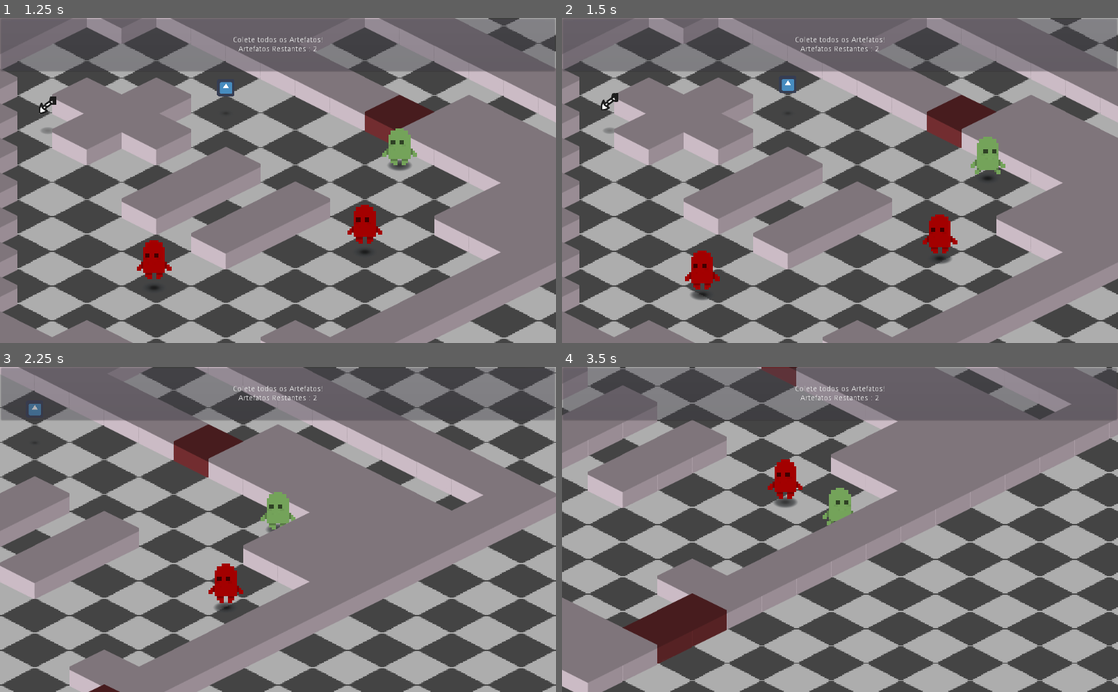
Above: before the commit, frames 1-4 (two rows, left to right).
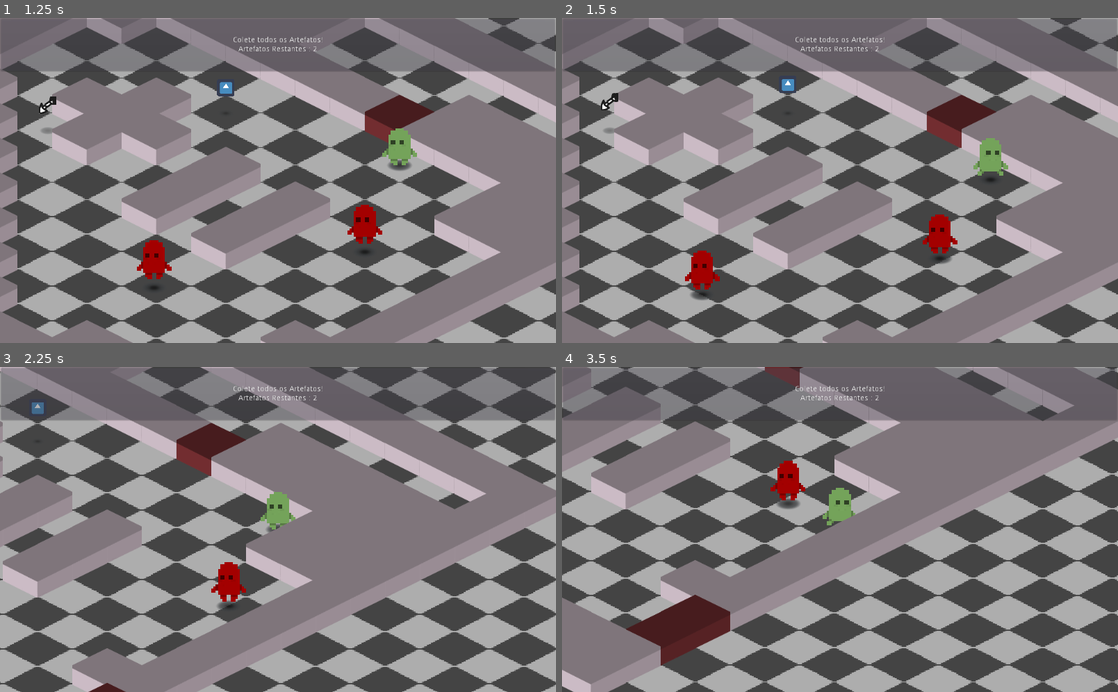
Above: after the commit, the same moments.

Repository: TomasPetriche/game-museu
Game: Godot game, scene res://scenes/main.tscn
Same seed, same stepped clock (60 frames per second), same inputs: the game is played once before the commit and once after it. The engine's default icon, where the game draws it, is replaced by a stand-in: a white triangle on a blue panel in a dark square.
Inputs:
- Up to frame 1 (1.25 s): click "COMEÇAR" at 0.5 s
- Up to frame 2 (1.5 s): tap Enter at 1.25 s; hold D (gp_right) from 1.28 s (still down); tap Ctrl (gp_interact) at 1.35 s
- Up to frame 3 (2.25 s): release D (gp_right) at 2.03 s; hold Down (gp_down) from 2.03 s (still down); tap Tab at 2.1 s
- Up to frame 4 (3.5 s): release Down (gp_down) at 2.78 s; hold D (gp_right) from 2.78 s (still down); tap Ctrl (gp_interact) at 2.85 s

Frame 1 is identical in both runs. In frame 2, 0.2% of the frame differs, in the area x 73-81%, y 36-50%; in frame 3, 9.6%; in frame 4, 9.7%, in the area x 0-100%, y 0-100%.

Commit message:
Buggy push Enemy
This needs to be reworked

Diff:
--- a/scenes/game/enemies/pusher_enemy.gd
+++ b/scenes/game/enemies/pusher_enemy.gd
@@ -7,7 +7,11 @@
 export (float) var move_time := 1.0
 
 onready var sprite_offset_tween := [Vector2(0, -12), Vector2(0, -16)].duplicate(true)
-export (float) var anim_time := 0.65
+var anim_time := 0.65
+
+const move_tile_size = Vector2(64, 32)
+export (Vector2) var push_direction := Vector2.UP
+export (float) var push_distance := 1.0
 
 func _ready():
 	var _err = null
@@ -33,6 +37,21 @@
 	sprite_offset_tween.invert()
 	pass
 
-func _check_body(body: Node):
-	print(body.name)
+func _check_body(body: Node2D):
+	if body.is_in_group("PlayerAvatar"):
+		body = body as KinematicBody2D
+		print(body.name, body.global_position)
+		body.move_and_collide(card2iso(push_direction)* move_tile_size * push_distance)
+		print(body.name, body.global_position)
 	pass
+
+static func card2iso(vector : Vector2) -> Vector2:
+	if vector == Vector2.UP:
+		vector = Vector2(1, -1)
+	elif vector == Vector2.DOWN:
+		vector = Vector2(-1, 1)
+	elif vector == Vector2.RIGHT:
+		vector = Vector2(1, 1)
+	elif vector == Vector2.LEFT:
+		vector = Vector2(-1, -1)
+	return vector
--- a/scenes/game/levels/_debug/level_test0.tscn
+++ b/scenes/game/levels/_debug/level_test0.tscn
@@ -42,6 +42,7 @@
 position1 = Vector2( 352, 464 )
 position2 = Vector2( 96, 592 )
 move_time = 2.5
+push_direction = Vector2( -1, 0 )
 
 [node name="ArtefactPickUp1" parent="YSort" index="6" instance=ExtResource( 2 )]
 position = Vector2( 416, 176 )
--- a/scenes/game/player/player_avatar.tscn
+++ b/scenes/game/player/player_avatar.tscn
@@ -200,7 +200,6 @@
 }
 
 [node name="PlayerAvatar" type="KinematicBody2D" groups=["PlayerAvatar"]]
-motion/sync_to_physics = true
 
 [node name="Sprite" type="Sprite" parent="."]
 self_modulate = Color( 0.713726, 1, 0.552941, 1 )
